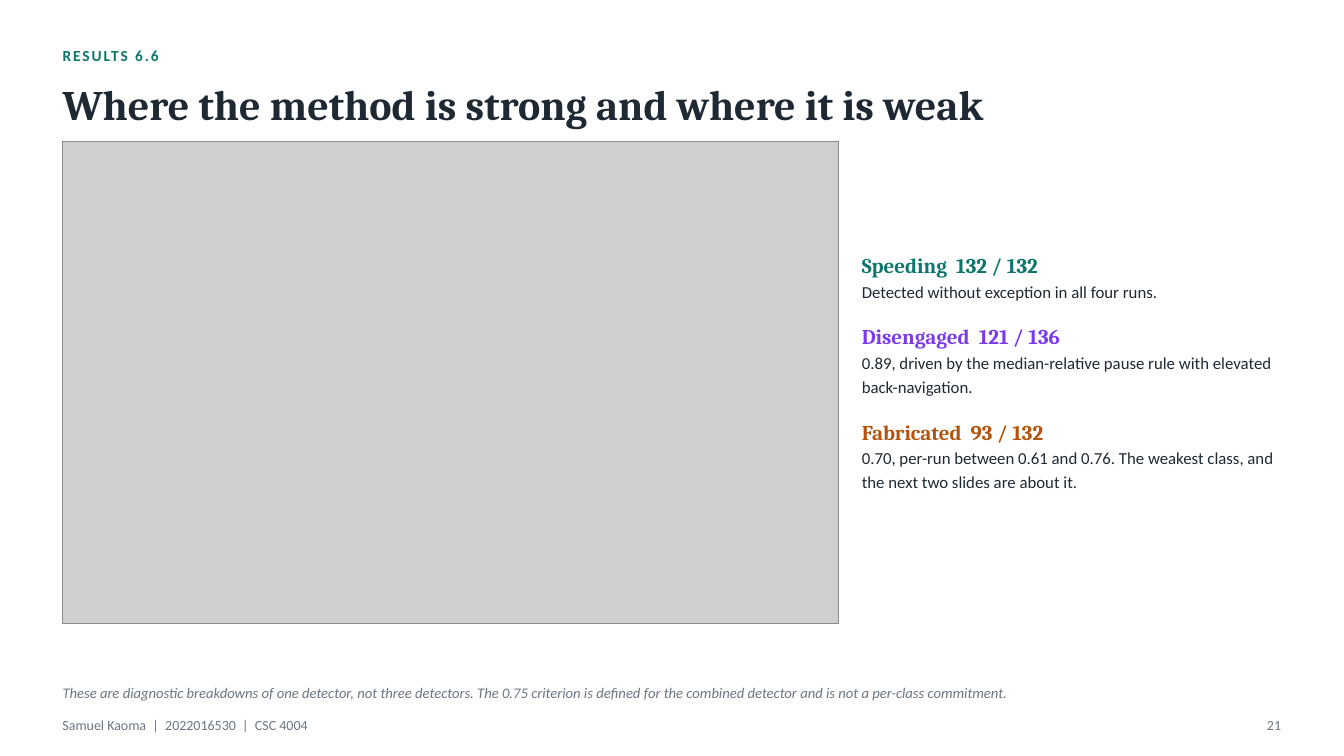
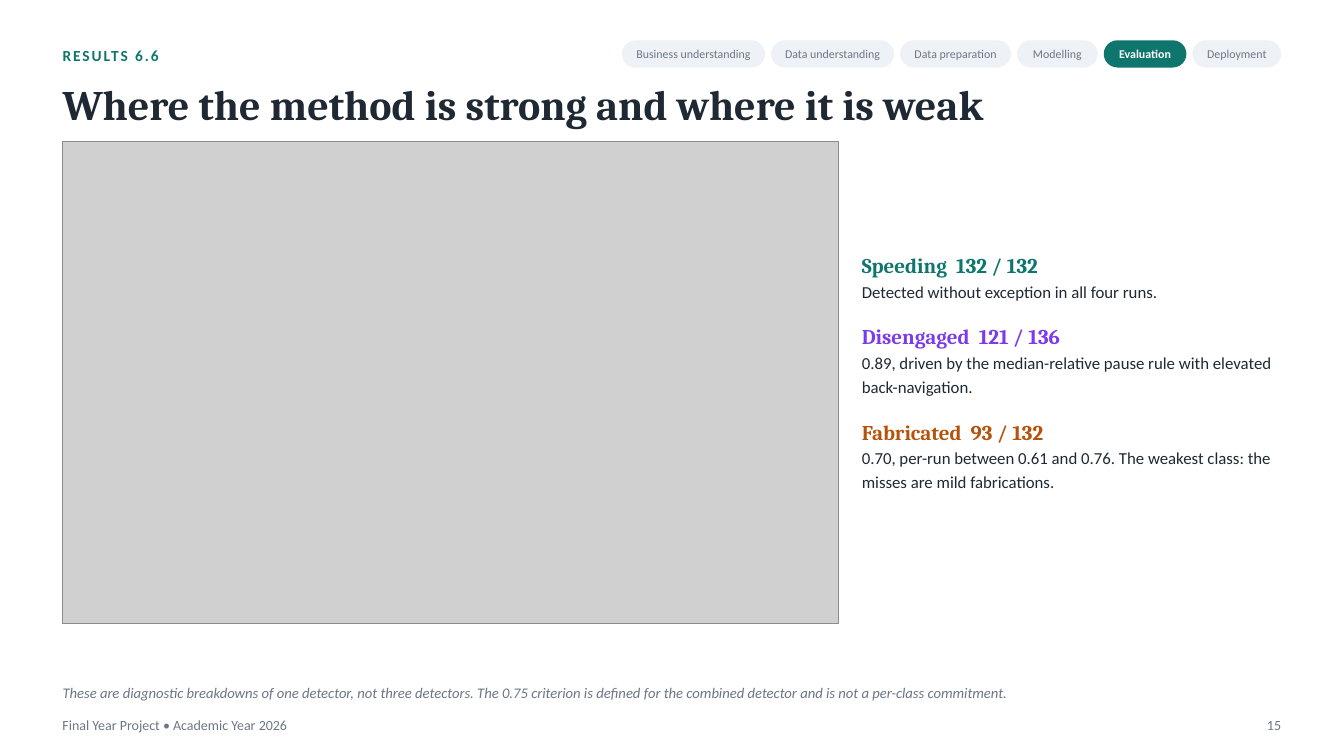
Before and after one commit to Samuelkaoma-eng/SKACE-TIME-DATA, a slide deck: slide 15 of docs/deliverables/Kaoma_Paradata_Presentation.pptx (slide 21 before the commit). Drawn at 1344x756 pixels with LibreOffice and Linux fonts; fonts in the diff are those of the drawing; grey boxes stand for pictures. Boxes give left, top, right and bottom in pixels: in the first picture for what was removed or moved away, otherwise in the second. Text is boxed around its words. In the diff, an @@ line names an element or a change of style, - is before the commit and + after.

Commit message:
Update the presentation deck
Recall gains in percentage points, the stress baseline on the baseline
slide, scaling as cost per interview, canonical profiles on the data slide,
data-quality flags named on the demo slide, and the reference check stated
as in Appendix E. Architecture now comes before data and lists the modules;
footer and slide numbers follow the template; 26 slides cut to 24.

```diff
--- a/docs/deliverables/Kaoma_Paradata_Presentation.pptx
+++ b/docs/deliverables/Kaoma_Paradata_Presentation.pptx
@@ rounded rectangle added at (622,40,765,68), fill #EEF2F6 @@
@@ text added at (636,50,751,60), 8.5 pt, text #6B7785 @@
+Business understanding
@@ rounded rectangle added at (771,40,894,68), fill #EEF2F6 @@
@@ text added at (785,50,880,60), 8.5 pt, text #6B7785 @@
+Data understanding
@@ rounded rectangle added at (900,40,1011,68), fill #EEF2F6 @@
@@ text added at (914,50,997,60), 8.5 pt, text #6B7785 @@
+Data preparation
@@ rounded rectangle added at (1017,40,1098,68), fill #EEF2F6 @@
@@ text added at (1033,50,1082,60), 8.5 pt, text #6B7785 @@
+Modelling
@@ rounded rectangle added at (1104,40,1187,68), fill #0F766E @@
@@ text added at (1119,49,1171,58), 8.5 pt, text #FFFFFF, bold @@
+Evaluation
@@ rounded rectangle added at (1193,40,1281,68), fill #EEF2F6 @@
@@ text added at (1207,50,1266,60), 8.5 pt, text #6B7785 @@
+Deployment
@@ text at (862,452,1271,488): text changed @@
-0.70, per-run between 0.61 and 0.76. The weakest class, and the next two slides are about it.
+0.70, per-run between 0.61 and 0.76. The weakest class: the misses are mild fabrications.
@@ text at (62,720,287,733): text changed @@
-Samuel Kaoma | 2022016530 | CSC 4004
+Final Year Project • Academic Year 2026
@@ page number at (1267,721,1281,730): text changed @@
-21
+15
```
Also in this commit, not shown: 9 other slides changed, 14 slides added, 21 slides removed.
